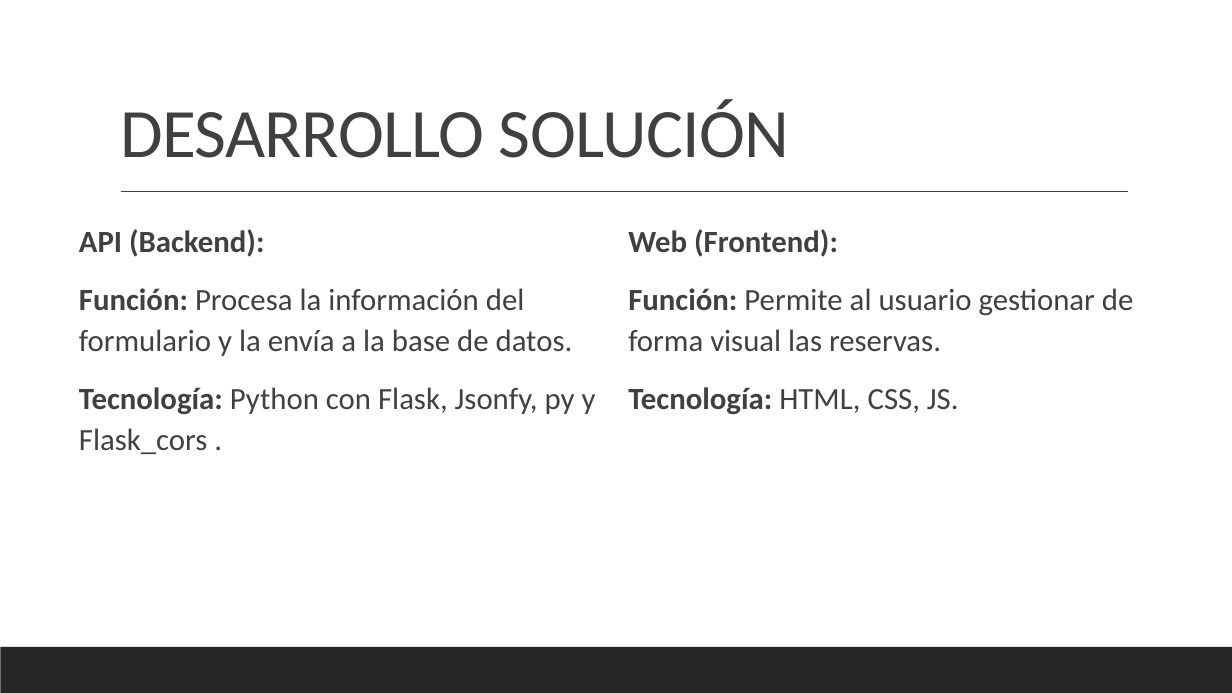
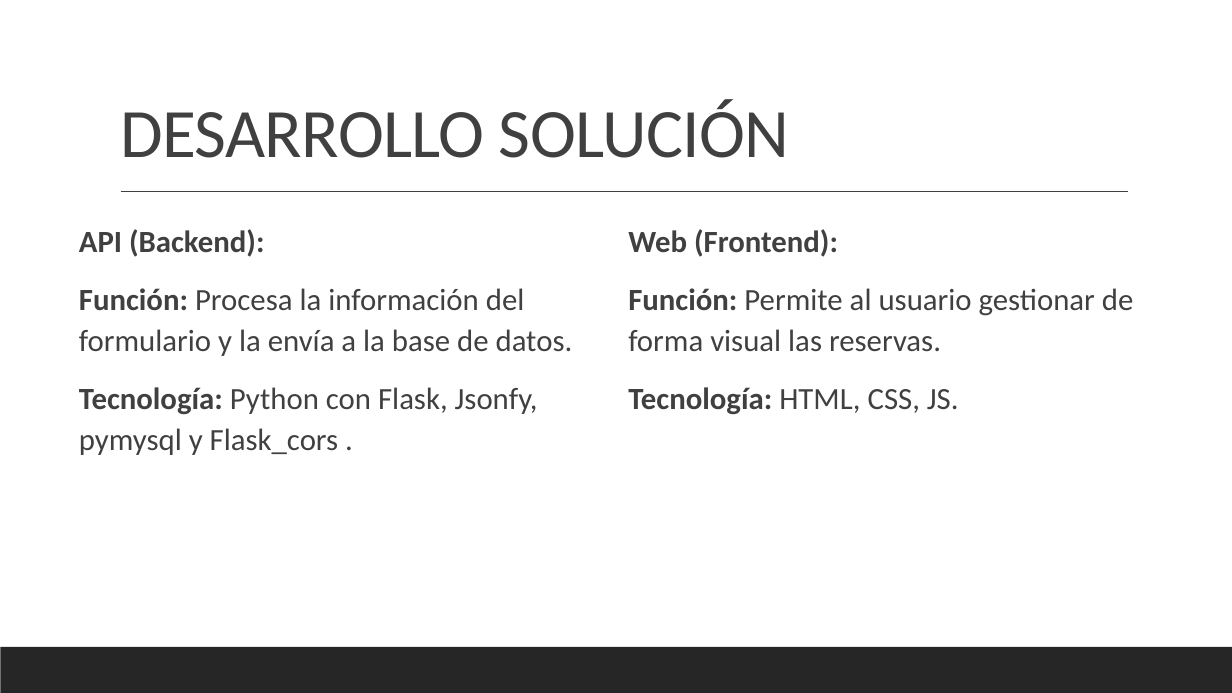
Before and after one commit to DemoNxriN/MWP, a slide deck: slide 4 of Mechanic Workshop Project.pptx. Drawn at 1232x693 pixels with LibreOffice and Linux fonts; fonts in the diff are those of the drawing. Boxes give left, top, right and bottom in pixels: in the first picture for what was removed or moved away, otherwise in the second. Text is boxed around its words. In the diff, an @@ line names an element or a change of style, - is before the commit and + after.

```diff
--- a/Mechanic Workshop Project.pptx
+++ b/Mechanic Workshop Project.pptx
@@ text at <box>79,387,538,455</box>: text changed @@
-  Tecnología: Python con Flask, Jsonfy, py y Flask_cors .
+  Tecnología: Python con Flask, Jsonfy, pymysql y Flask_cors .
```
Also in this commit, not shown: 1 other slide changed.
